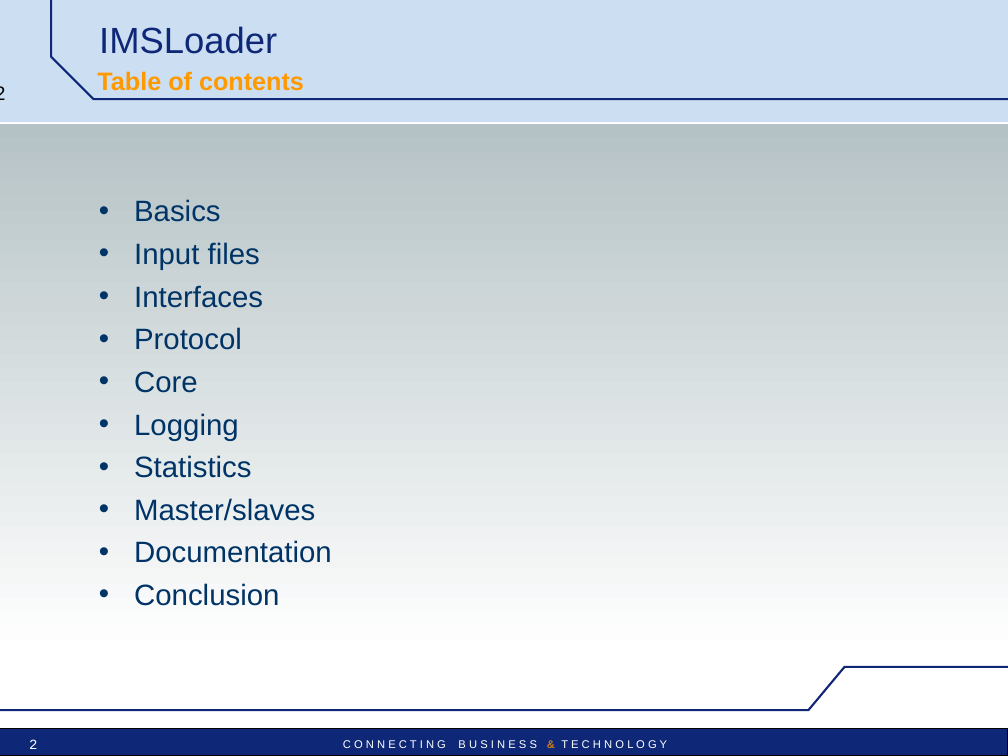
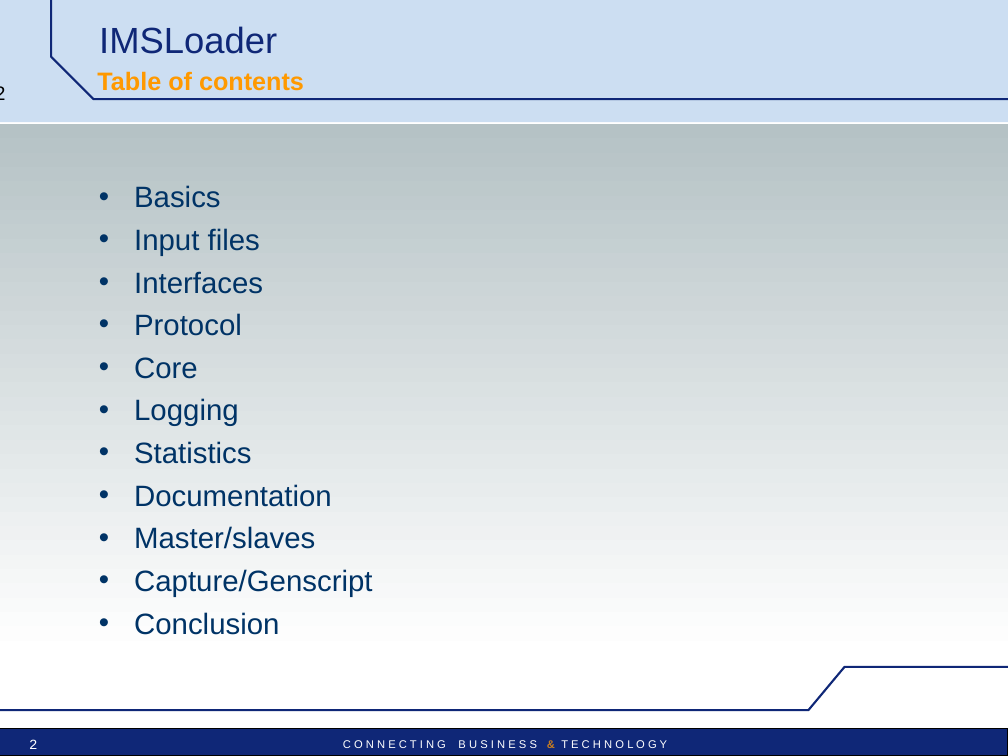
Before and after one commit to vu3mmg/mts-project, a slide deck: slide 2 of trunk/doc/IMSLoader-Pres-technical.ppt. Drawn at 1008x756 pixels with LibreOffice and Linux fonts; fonts in the diff are those of the drawing; background and template pictures are left out. Boxes give left, top, right and bottom in pixels: in the first picture for what was removed or moved away, otherwise in the second. Text is boxed around its words. In the diff, an @@ line names an element or a change of style, - is before the commit and + after.

```diff
--- a/trunk/doc/IMSLoader-Pres-technical.ppt
+++ b/trunk/doc/IMSLoader-Pres-technical.ppt
@@ text "Basics" moved from (x1=134, y1=199, x2=332, y2=606) to (x1=134, y1=185, x2=372, y2=635) @@
@@ text at (x1=134, y1=484, x2=332, y2=507): paragraph added @@
+• Documentation
@@ text at (x1=134, y1=569, x2=372, y2=597): text changed @@
-• Documentation
+• Capture/Genscript
```
Also in this commit, not shown: 3 other slides changed, 2 slides added.
